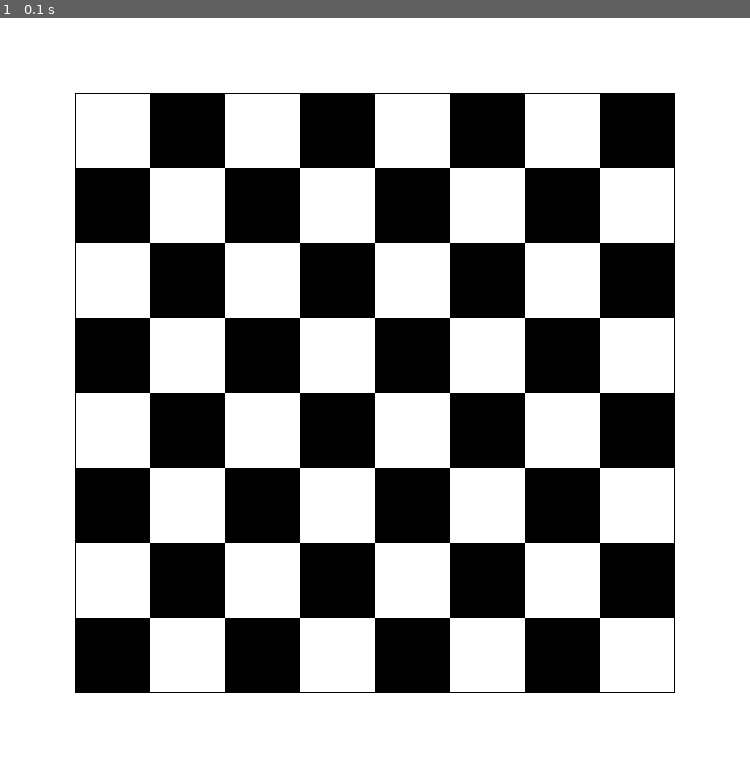
Above: before the commit, frame 1.
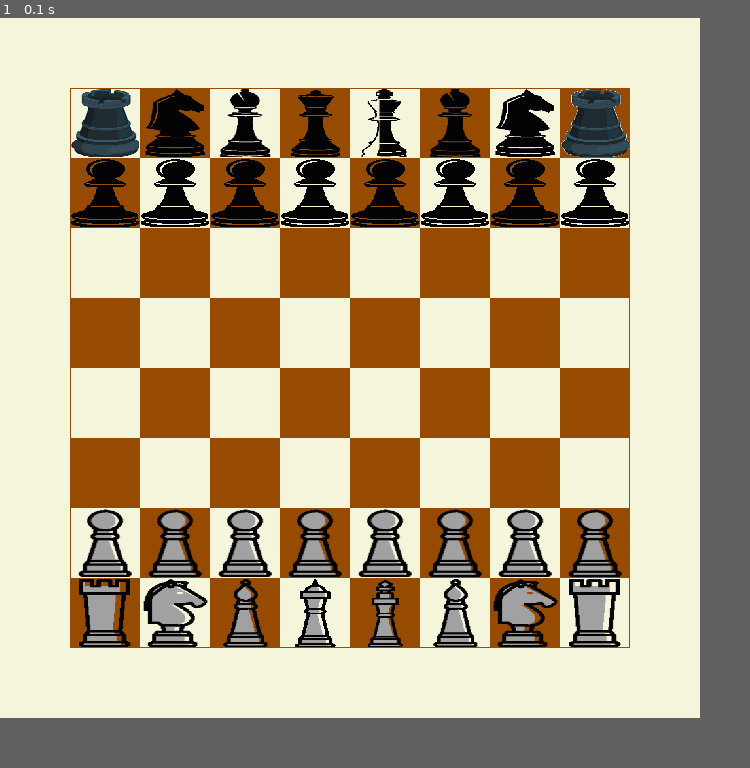
Above: after the commit, the same moment.

Repository: Gabyzera/ufpb_pygame_checkers
Game: pygame game, started from main.py
Same seed, same stepped clock (60 frames per second), same inputs: the game is played once before the commit and once after it.
Inputs:
- Up to frame 1 (0.1 s): no input
In our replay, the window is 750x750 before the commit and 700x700 after it. These sizes can differ from the game's own. Grey fills any space a smaller window leaves; there, only what the larger window draws over its background counts as a difference.

The runs differ from the first frame. In frame 1, 83% of the frame differs, in the area x 0-94%, y 0-94%.

Commit message:
Colocar peças no tabuleiro

Diff:
--- a/main.py
+++ b/main.py
@@ -1,15 +1,28 @@
 import pygame
 
 pygame.init()
-largura = 600
-altura = 600
-preto = (0, 0, 0)
-branco = (255, 255, 255)
-tamanho = 75
+preto = (150, 75, 0)
+branco = (245, 245, 220)
+tamanho = 70
 linhas_colunas = 8
 
+#pecas brancas:
 tela = pygame.display.set_mode(((linhas_colunas+2) * tamanho, (linhas_colunas+2)*tamanho))
 nome = pygame.display.set_caption('Xadrez')
+bispo = pygame.transform.scale(pygame.image.load("bispo_v2.png"), (tamanho -2, tamanho -2))
+torre = pygame.transform.scale(pygame.image.load("torre_v2.png"), (tamanho -2, tamanho - 2))
+cavalo = pygame.transform.scale(pygame.image.load("cavalo_v2.png"), (tamanho -2, tamanho - 2))
+rainha = pygame.transform.scale(pygame.image.load("rainha_v2.png"), (tamanho -2, tamanho - 2))
+rei = pygame.transform.scale(pygame.image.load("rei_v2.png"), (tamanho -2, tamanho - 2))
+peao = pygame.transform.scale(pygame.image.load("peao_v2.png"), (tamanho -2, tamanho - 2))
+
+#pecas pretas:
+bispo_preto = pygame.transform.scale(pygame.image.load("bispo_v1.png"), (tamanho -2, tamanho -2))
+torre_preto = pygame.transform.scale(pygame.image.load("torre_v1.png"), (tamanho -2, tamanho - 2))
+cavalo_preto = pygame.transform.scale(pygame.image.load("cavalo_v1.png"), (tamanho -2, tamanho - 2))
+rainha_preto = pygame.transform.scale(pygame.image.load("rainha_v1.png"), (tamanho -2, tamanho - 2))
+rei_preto = pygame.transform.scale(pygame.image.load("rei_v1.png"), (tamanho -2, tamanho - 2))
+peao_preto = pygame.transform.scale(pygame.image.load("peao_v1.png"), (tamanho -2, tamanho - 2))
 
 tela.fill(branco)
 
@@ -22,6 +35,42 @@
             pygame.draw.rect(tela, preto, [tamanho*z,tamanho*i,tamanho,tamanho])
         count +=1
     count-=1
+#pecas brancas:
+tela.blit(torre, (tamanho*1 + 1, tamanho*8 + 1))
+tela.blit(torre, (tamanho*8 + 1, tamanho*8 + 1))
+tela.blit(cavalo, (tamanho*2 + 1, tamanho*8 + 1))
+tela.blit(cavalo, (tamanho*7 + 1, tamanho*8 + 1))
+tela.blit(bispo, (tamanho*3 + 1, tamanho*8 + 1))
+tela.blit(bispo, (tamanho*6 + 1, tamanho*8 + 1))
+tela.blit(rainha, (tamanho*4 + 1, tamanho*8 + 1))
+tela.blit(rei, (tamanho*5 + 1, tamanho*8 + 1))
+tela.blit(peao, (tamanho*1 + 1, tamanho*7 + 1))
+tela.blit(peao, (tamanho*2 + 1, tamanho*7 + 1))
+tela.blit(peao, (tamanho*3 + 1, tamanho*7 + 1))
+tela.blit(peao, (tamanho*4 + 1, tamanho*7 + 1))
+tela.blit(peao, (tamanho*5 + 1, tamanho*7 + 1))
+tela.blit(peao, (tamanho*6 + 1, tamanho*7 + 1))
+tela.blit(peao, (tamanho*7 + 1, tamanho*7 + 1))
+tela.blit(peao, (tamanho*8 + 1, tamanho*7 + 1))
+
+#pecas pretas:
+tela.blit(torre_preto, (tamanho*1 + 1, tamanho*1 + 1))
+tela.blit(torre_preto, (tamanho*8 + 1, tamanho*1 + 1))
+tela.blit(cavalo_preto, (tamanho*2 + 1, tamanho*1 + 1))
+tela.blit(cavalo_preto, (tamanho*7 + 1, tamanho*1 + 1))
+tela.blit(bispo_preto, (tamanho*3 + 1, tamanho*1 + 1))
+tela.blit(bispo_preto, (tamanho*6 + 1, tamanho*1 + 1))
+tela.blit(rainha_preto, (tamanho*4 + 1, tamanho*1 + 1))
+tela.blit(rei_preto, (tamanho*5 + 1, tamanho*1 + 1))
+tela.blit(peao_preto, (tamanho*1 + 1, tamanho*2 + 1))
+tela.blit(peao_preto, (tamanho*2 + 1, tamanho*2 + 1))
+tela.blit(peao_preto, (tamanho*3 + 1, tamanho*2 + 1))
+tela.blit(peao_preto, (tamanho*4 + 1, tamanho*2 + 1))
+tela.blit(peao_preto, (tamanho*5 + 1, tamanho*2 + 1))
+tela.blit(peao_preto, (tamanho*6 + 1, tamanho*2 + 1))
+tela.blit(peao_preto, (tamanho*7 + 1, tamanho*2 + 1))
+tela.blit(peao_preto, (tamanho*8 + 1, tamanho*2 + 1))
+
 
 pygame.draw.rect(tela,preto,[tamanho,tamanho,linhas_colunas*tamanho,linhas_colunas*tamanho],1)
 
Binary file removed: assets/sprites/torre_v1.png
Renamed: assets/sprites/bispo_v1.png -> bispo_v1.png
Renamed: assets/sprites/bispo_v2.png -> bispo_v2.png
Renamed: assets/sprites/cavalo_v1.png -> cavalo_v1.png
Renamed: assets/sprites/cavalo_v2.png -> cavalo_v2.png
Renamed: assets/sprites/peao_v1.png -> peao_v1.png
Renamed: assets/sprites/peao_v2.png -> peao_v2.png
Renamed: assets/sprites/rainha_v1.png -> rainha_v1.png
Renamed: assets/sprites/rainha_v2.png -> rainha_v2.png
Renamed: assets/sprites/rei_v1.png -> rei_v1.png
Renamed: assets/sprites/rei_v2.png -> rei_v2.png
Binary file added: torre_v1.png
(and 1 more such lines)
